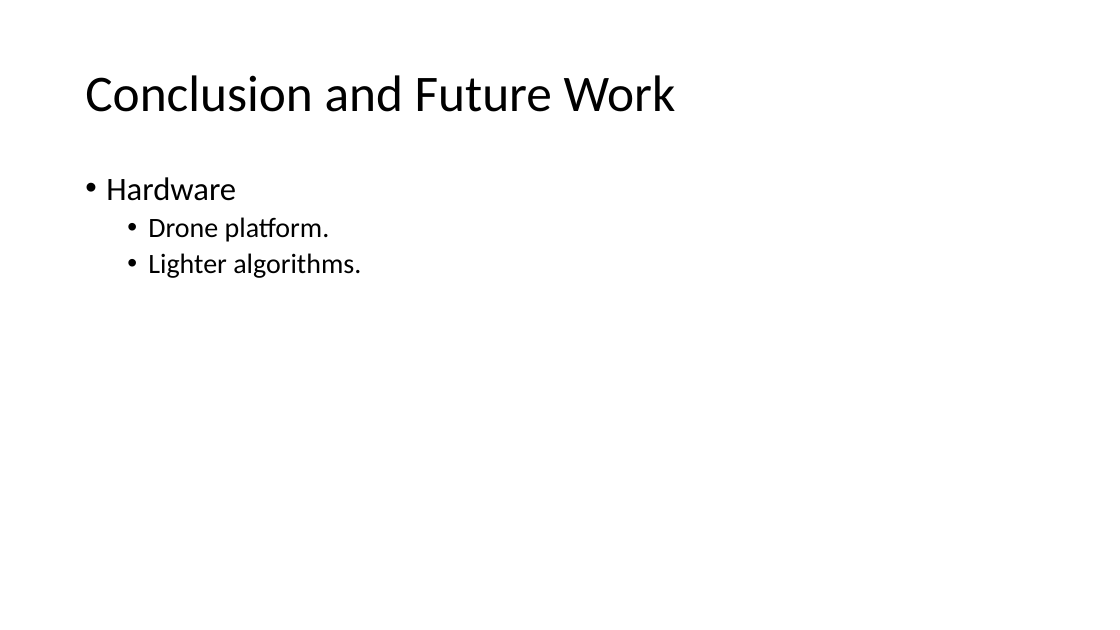
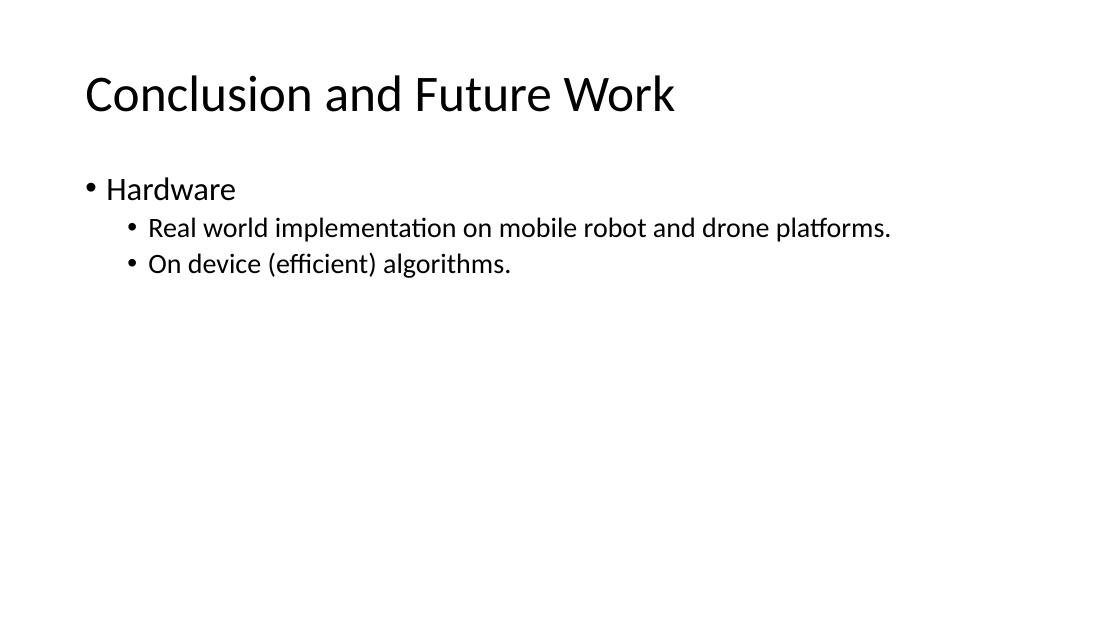
Before and after one commit to SunzidHassan/Study, a slide deck: slide 6 of LaTech/CAM611_Seminar/CAM Seminar Presentation.pptx. Drawn at 1120x630 pixels with LibreOffice and Linux fonts; fonts in the diff are those of the drawing. Boxes give left, top, right and bottom in pixels: in the first picture for what was removed or moved away, otherwise in the second. Text is boxed around its words. In the diff, an @@ line names an element or a change of style, - is before the commit and + after.

```diff
--- a/LaTech/CAM611_Seminar/CAM Seminar Presentation.pptx
+++ b/LaTech/CAM611_Seminar/CAM Seminar Presentation.pptx
@@ text at bbox=[148, 217, 892, 278]: text changed @@
-  • Drone platform.
-  • Lighter algorithms.
+  • Real world implementation on mobile robot and drone platforms.
+  • On device (efficient) algorithms.
```
Also in this commit, not shown: 3 other slides changed.
